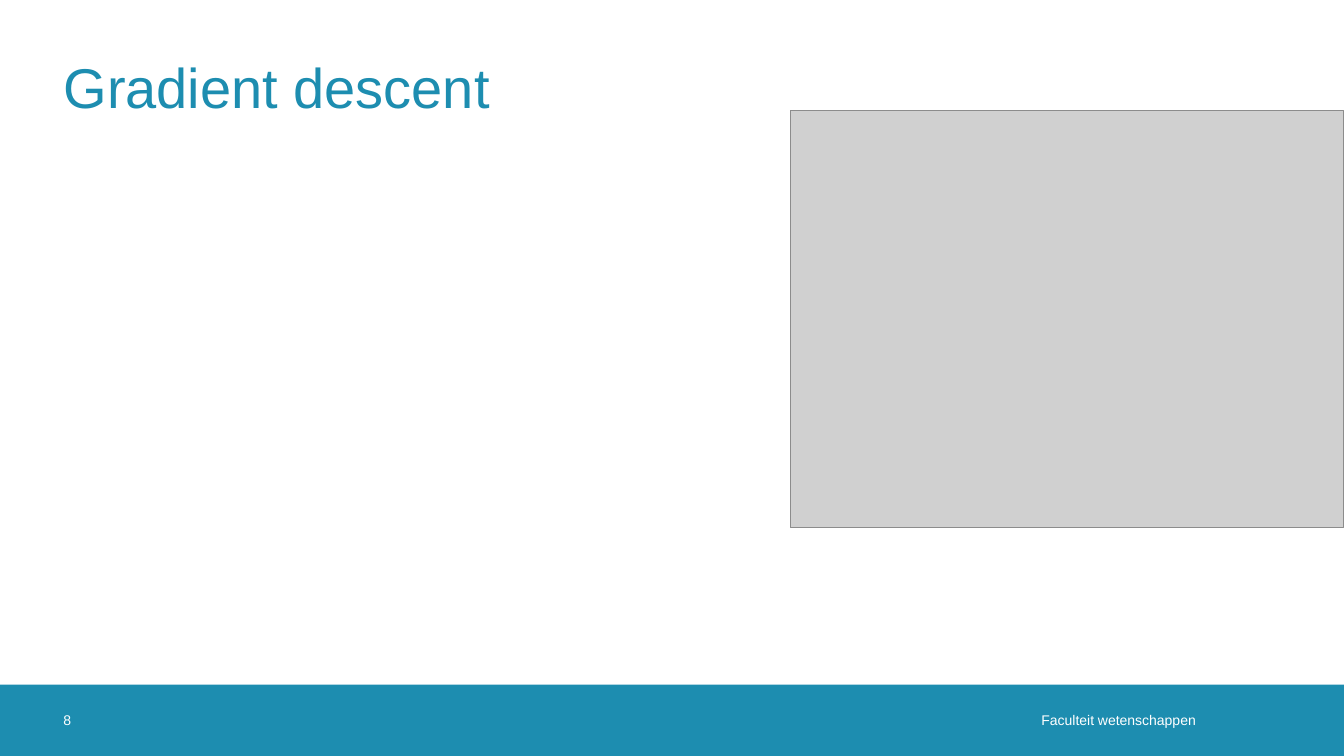
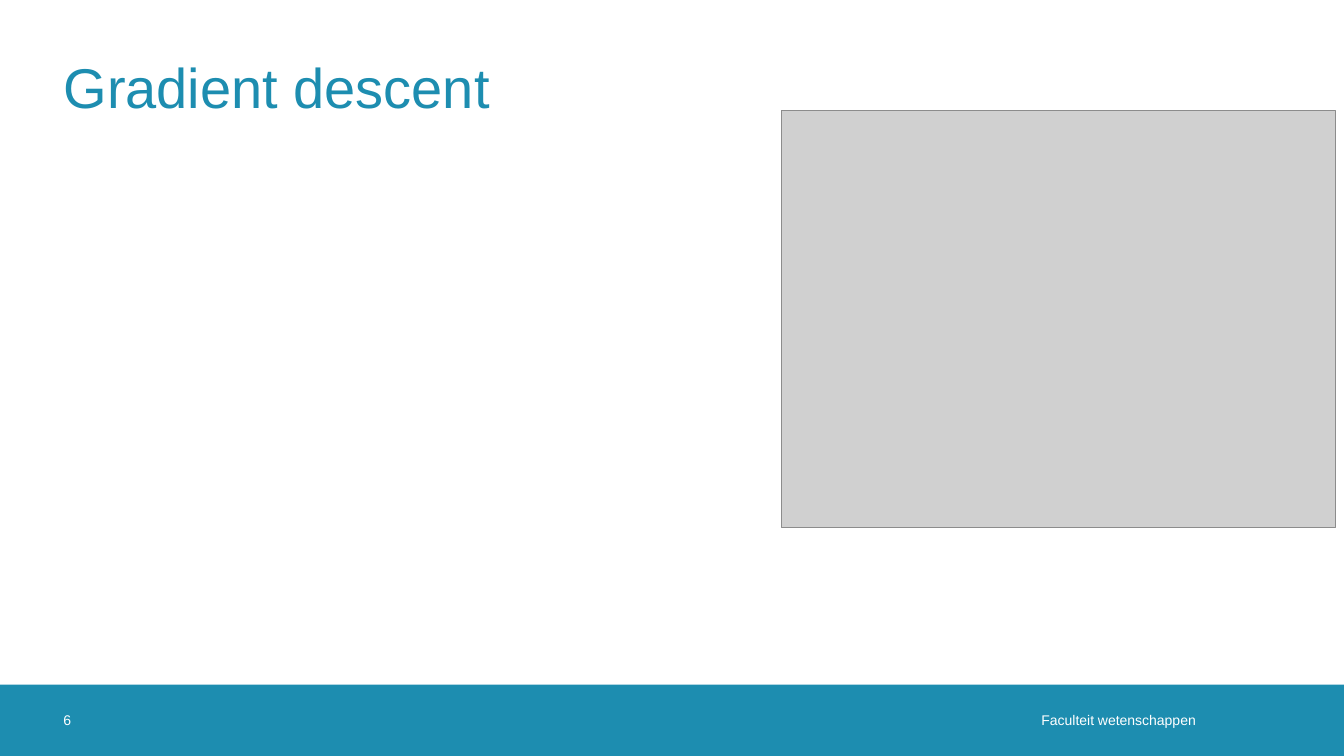
Before and after one commit to JoppeDJ/BachelorProef, a slide deck: slide 6 of Literatuurstudie/Literatuurstudie_ppt - kopie.pptx (slide 8 before the commit). Drawn at 1344x756 pixels with LibreOffice and Linux fonts; fonts in the diff are those of the drawing; grey boxes stand for pictures; background and template pictures are left out. Boxes give left, top, right and bottom in pixels: in the first picture for what was removed or moved away, otherwise in the second. Text is boxed around its words. In the diff, an @@ line names an element or a change of style, - is before the commit and + after.

```diff
--- a/Literatuurstudie/Literatuurstudie_ppt - kopie.pptx
+++ b/Literatuurstudie/Literatuurstudie_ppt - kopie.pptx
@@ picture: place and size @@
-picture at [790, 111, 1344, 528]
+picture at [781, 111, 1335, 528]
@@ page number at [63, 715, 71, 725]: text changed @@
-8
+6
```
Also in this commit, not shown: 2 other slides changed, 2 slides removed.
